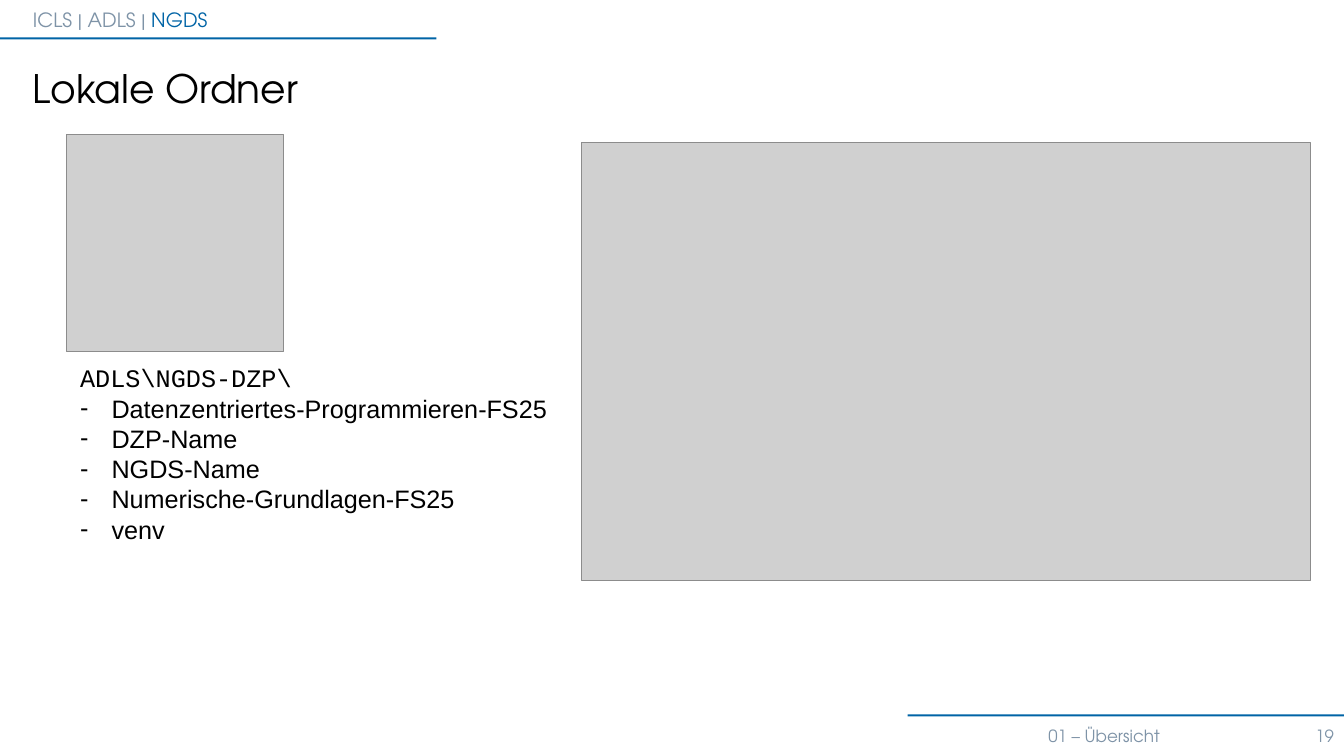
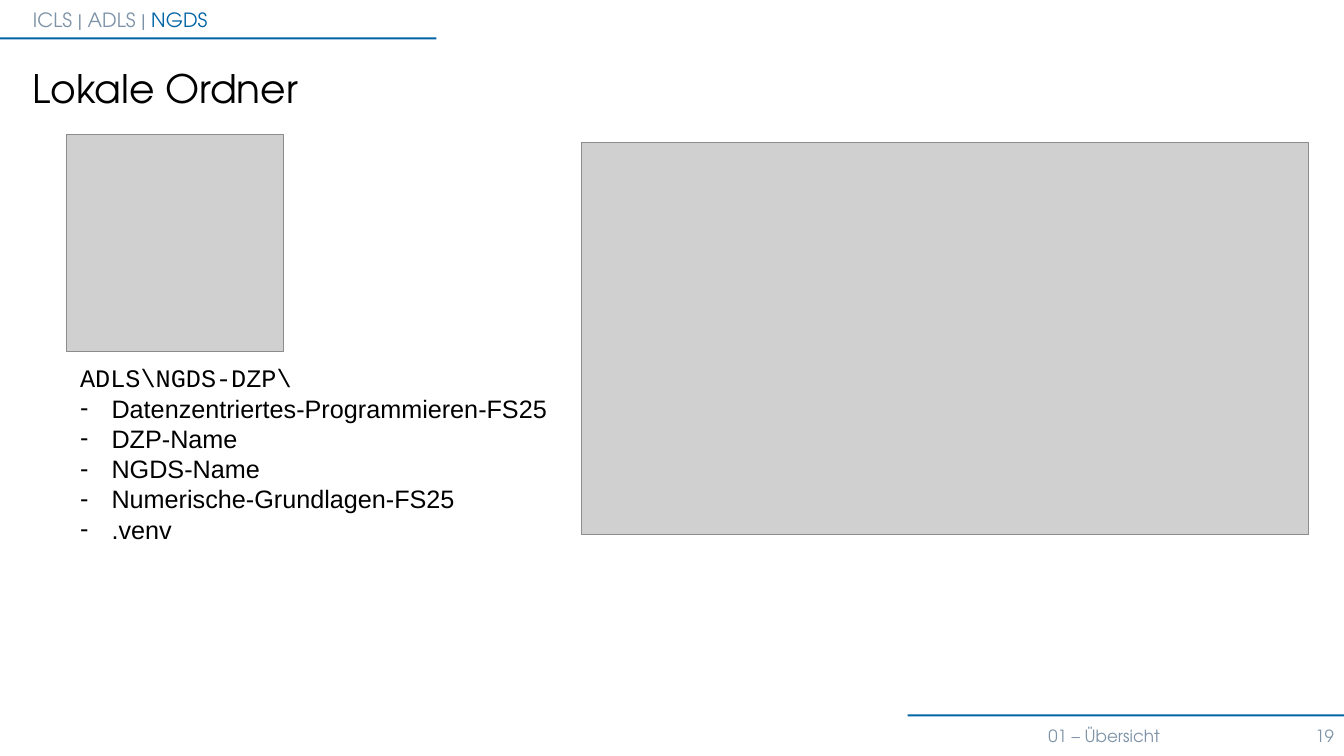
Before and after one commit to hols-zhaw/zhaw-adls-numerische-grundlagen, a slide deck: slide 19 of 00_Uebersicht/Uebersicht.pptx. Drawn at 1344x756 pixels with LibreOffice and Linux fonts; fonts in the diff are those of the drawing; grey boxes stand for pictures; background and template pictures are left out. Boxes give left, top, right and bottom in pixels: in the first picture for what was removed or moved away, otherwise in the second. Text is boxed around its words. In the diff, an @@ line names an element or a change of style, - is before the commit and + after.

```diff
--- a/00_Uebersicht/Uebersicht.pptx
+++ b/00_Uebersicht/Uebersicht.pptx
@@ picture: place and size @@
-picture at bbox=[582, 143, 1311, 581]
+picture at bbox=[582, 143, 1310, 535]
@@ text at bbox=[112, 525, 172, 540]: text changed @@
-– venv
+– .venv
```
Also in this commit, not shown: 4 other slides changed, 5 other files.
